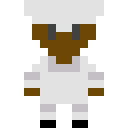
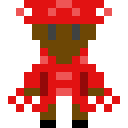
The second 128px x 128px image is a revision of the first. Changes to its layers:
added layer "CHAPÈU REI" in group "CABELOS" over [16,0,112,24]
renamed "Camada 3" to "CHAPÈU COZINHERO", hid it over [24,0,104,32]
added layer "ROUPA REI" in group "ROUPAS" over [8,48,120,112]
hid "ROUPA COZINHEIRO" over [24,56,104,120]
